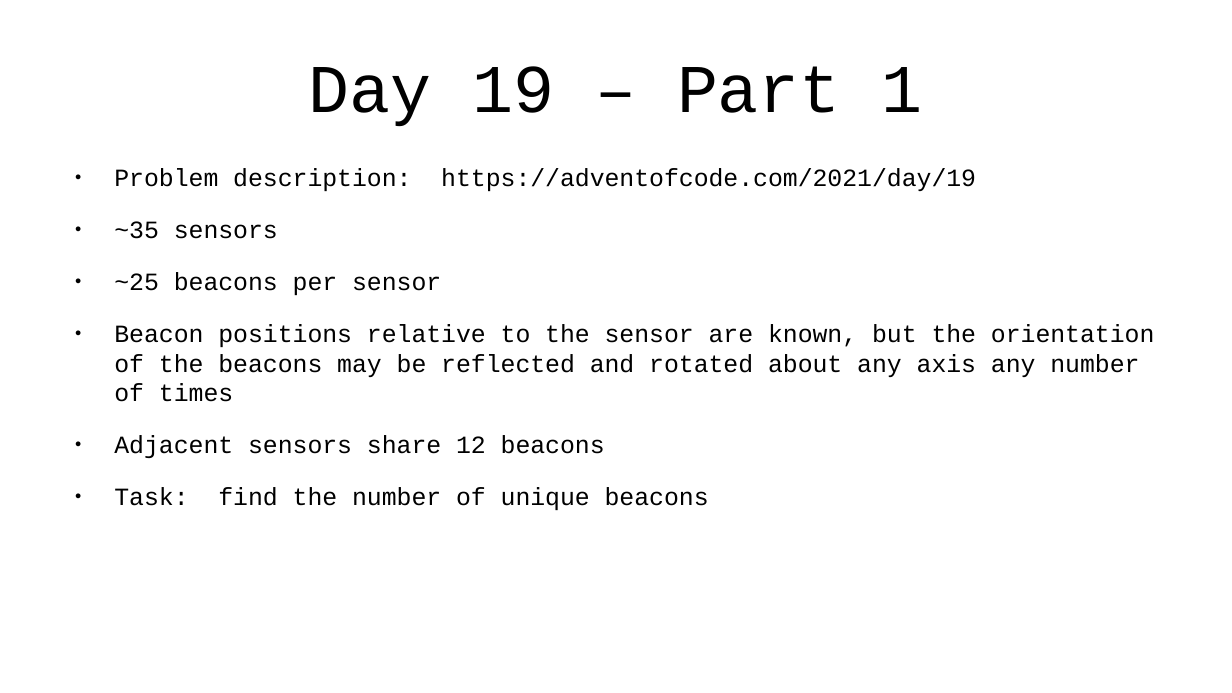
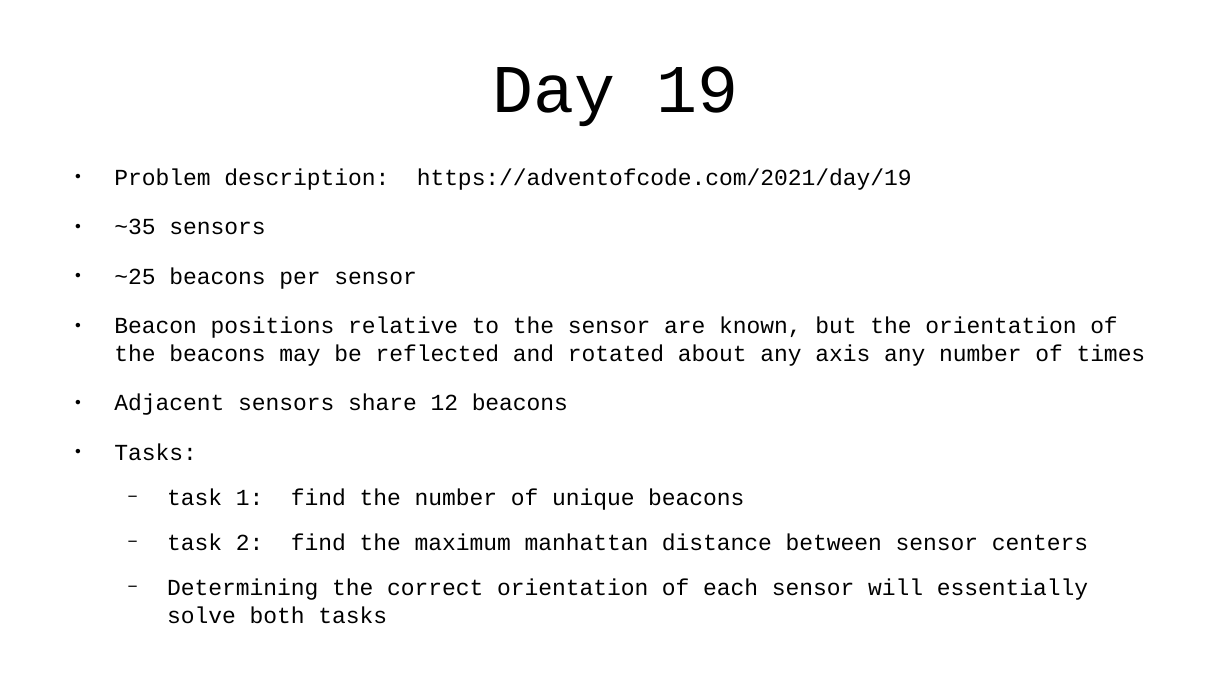
Before and after one commit to jlewis200/advent_of_code_21, a slide deck: slide 23 of aoc-cantina-time.odp. Drawn at 1232x693 pixels with LibreOffice and Linux fonts; fonts in the diff are those of the drawing. Boxes give left, top, right and bottom in pixels: in the first picture for what was removed or moved away, otherwise in the second. Text is boxed around its words. In the diff, an @@ line names an element or a change of style, - is before the commit and + after.

```diff
--- a/aoc-cantina-time.odp
+++ b/aoc-cantina-time.odp
@@ title at [493, 66, 739, 126]: text changed @@
-Day 19 – Part 1
+Day 19
@@ text at [114, 168, 1146, 415]: size 16 to 14.8 pt in "Problem description: https://adventofcode.com/2021/day/19", "~35 sensors", "~25 beacons per sensor", "Beacon positions relative to the sensor are ..." and 1 more places @@
@@ text at [114, 443, 1088, 624]: text changed; size 16 to 14.8 pt @@
-● Task: find the number of unique beacons
+● Tasks:
+  − task 1: find the number of unique beacons
+  − task 2: find the maximum manhattan distance between sensor centers
+  − Determining the correct orientation of each sensor will essentially solve both tasks
```
Also in this commit, not shown: 7 other slides changed, 7 slides added, 1 slide removed, 3 other files.
